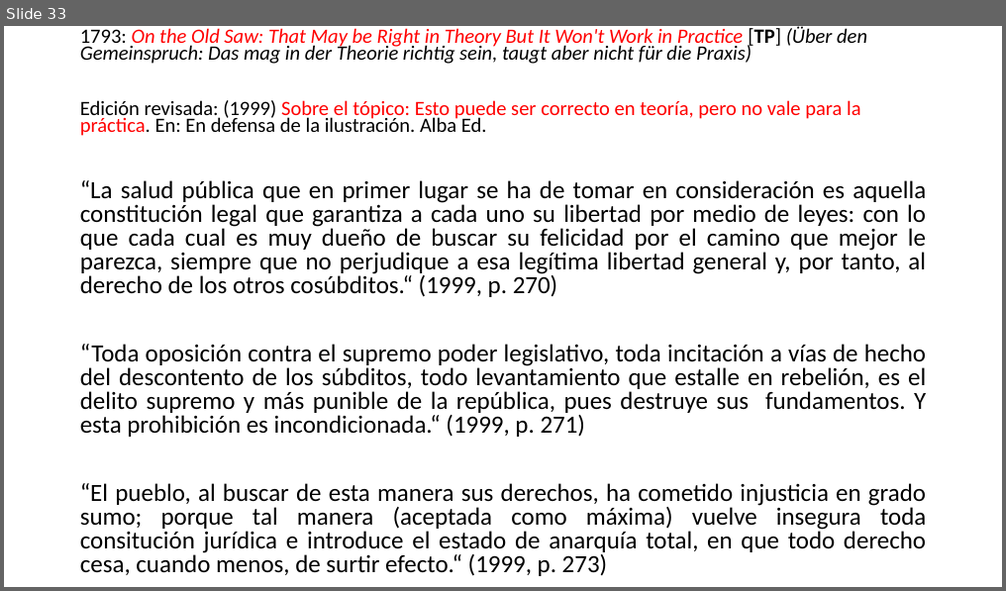
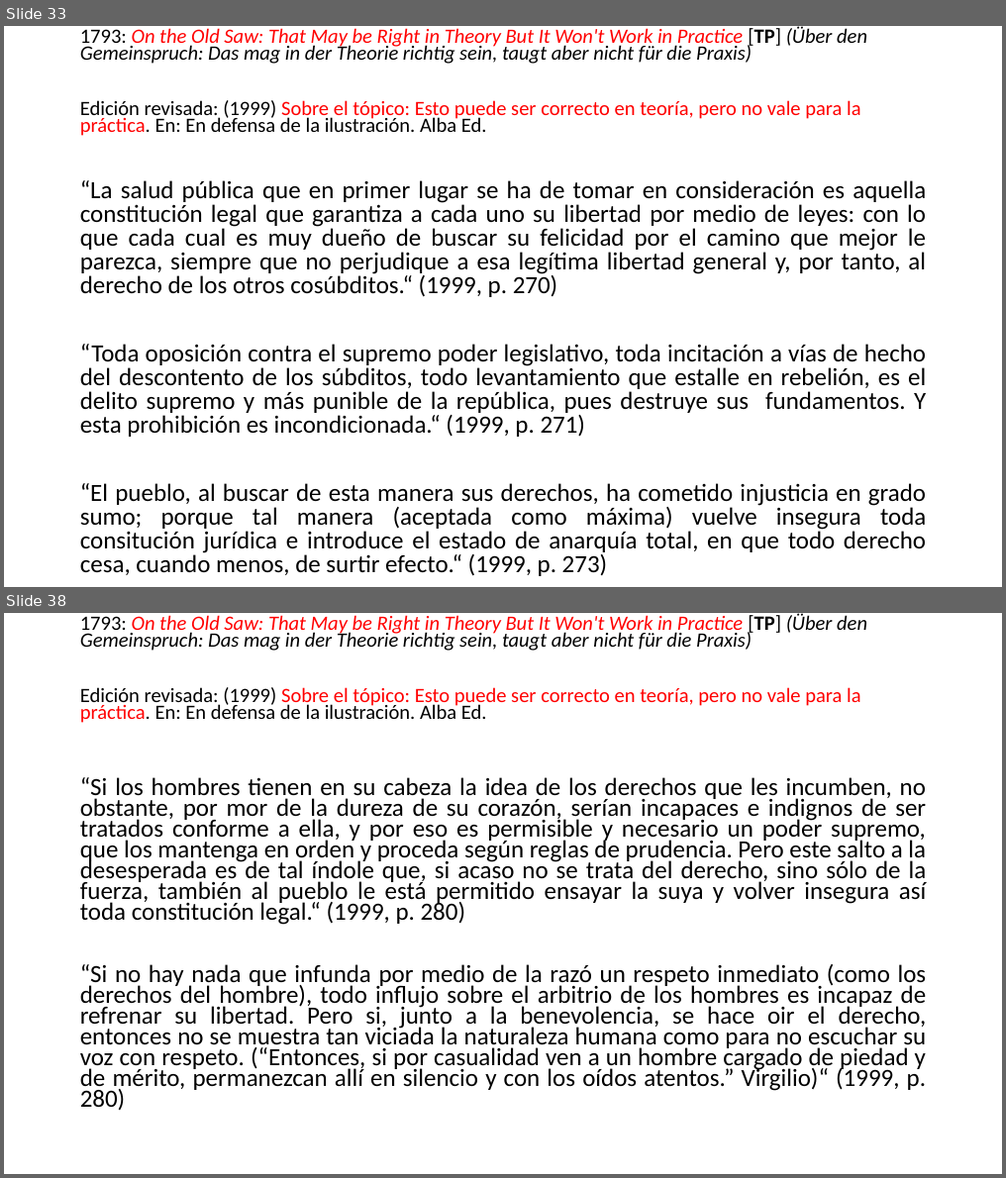
Before and after one commit to zaboltar/ArchaeologyJourney, a slide deck: DigSite/New Arcaism/uarm 2025 2/kant republica ciudadanía.pptx. Shown one above the other, each under a label of ours: slide 33 before the commit, slides 33 and 38 after it; the slides between them are not shown. The pictures are 1006x591 and 1006x1178 pixels, drawn with LibreOffice and Linux fonts; fonts in the diff are those of the drawing. Boxes give left, top, right and bottom in pixels: in the first picture for what was removed or moved away, otherwise in the second. Text is boxed around its words. In the diff, an @@ line names an element or a change of style, - is before the commit and + after.

```diff
--- a/DigSite/New Arcaism/uarm 2025 2/kant republica ciudadanía.pptx
+++ b/DigSite/New Arcaism/uarm 2025 2/kant republica ciudadanía.pptx
@@ slide 38 added at [4, 613, 1002, 1174], background #FFFFFF @@
@@ text added at [80, 613, 867, 723], 19.6 pt, text #000000, italic @@
+1793: On the Old Saw: That May be Right in Theory But It Won't Work in Practice [TP] (Über den Gemeinspruch: Das mag in der Theorie richtig sein, taugt aber nicht für die Praxis)
+Edición revisada: (1999) Sobre el tópico: Esto puede ser correcto en teoría, pero no vale para la práctica. En: En defensa de la ilustración. Alba Ed.
@@ text added at [80, 777, 927, 1111], 23.8 pt, text #000000 @@
+“Si los hombres tienen en su cabeza la idea de los derechos que les incumben, no obstante, por mor de la dureza de su corazón, serían incapaces e indignos de ser tratados conforme a ella, y por eso es permisible y necesario un poder supremo, que los mantenga en orden y proceda según reglas de prudencia. Pero este salto a la desesperada es de tal índole que, si acaso no se trata del derecho, sino sólo de la fuerza, también al pueblo le está permitido ensayar la suya y volver insegura así toda constitución legal.“ (1999, p. 280)
+“Si no hay nada que infunda por medio de la razó un respeto inmediato (como los derechos del hombre), todo influjo sobre el arbitrio de los hombres es incapaz de refrenar su libertad. Pero si, junto a la benevolencia, se hace oir el derecho, entonces no se muestra tan viciada la naturaleza humana como para no escuchar su voz con respeto. (“Entonces, si por casualidad ven a un hombre cargado de piedad y de mérito, permanezcan allí en silencio y con los oídos atentos.” Virgilio)“ (1999, p. 280)
```
Also in this commit, not shown: 3 slides changed, 23 other slides added, 14 other files.
